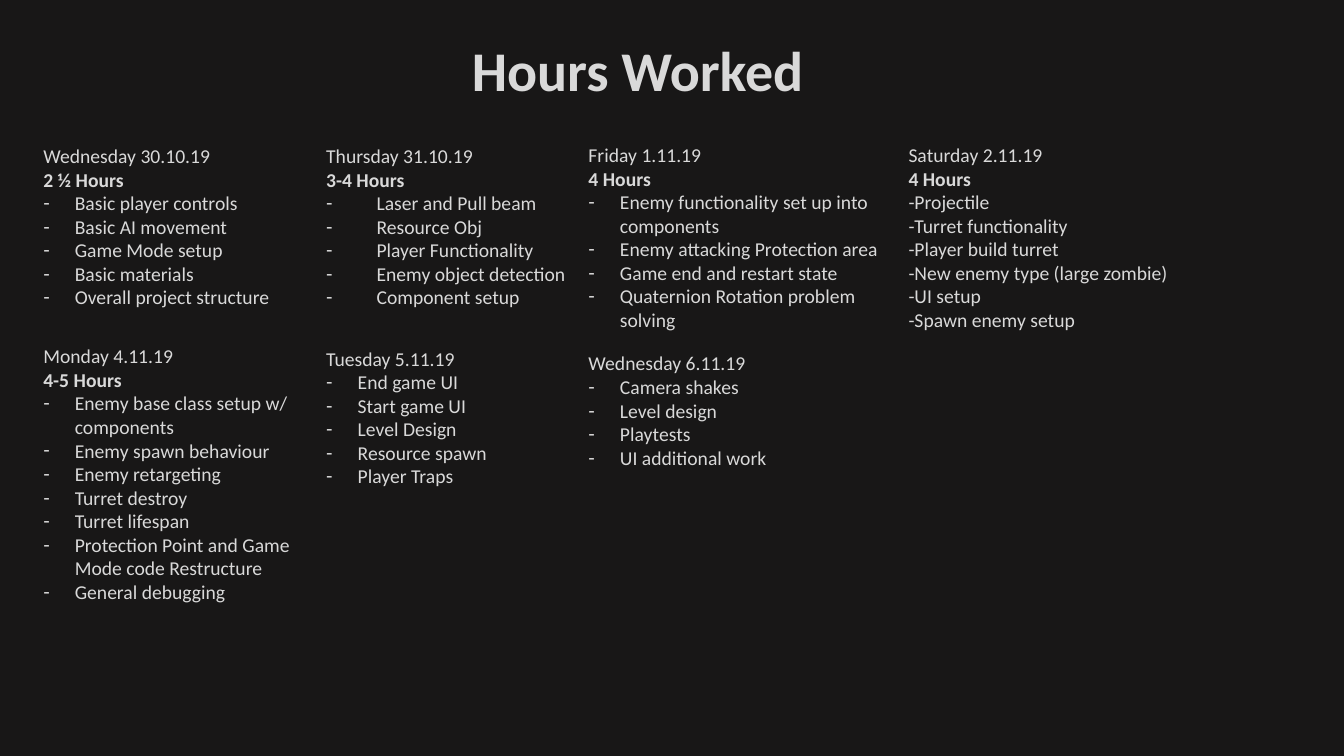
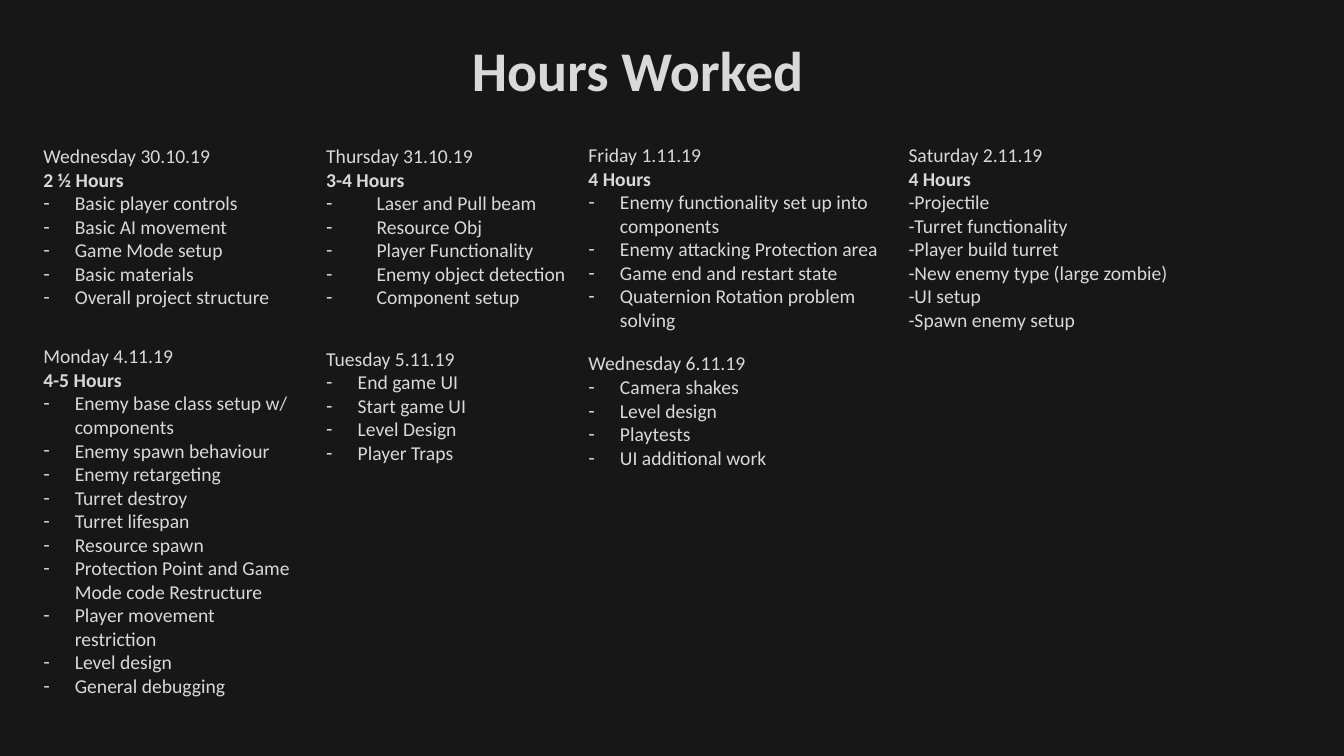
Before and after one commit to jabbawalden/AliensVsZombies, a slide deck: slide 2 of AliensVsZombieDocument.pptx. Drawn at 1344x756 pixels with LibreOffice and Linux fonts; fonts in the diff are those of the drawing. Boxes give left, top, right and bottom in pixels: in the first picture for what was removed or moved away, otherwise in the second. Text is boxed around its words. In the diff, an @@ line names an element or a change of style, - is before the commit and + after.

Commit message:
Player movement restriction + spawner change + level design

```diff
--- a/AliensVsZombieDocument.pptx
+++ b/AliensVsZombieDocument.pptx
@@ text at (358, 447, 487, 463): paragraph removed @@
-– Resource spawn
@@ text at (75, 539, 204, 555): paragraph added @@
+– Resource spawn
@@ text at (75, 608, 215, 673): paragraphs added @@
+– Player movement restriction
+– Level design
```
Also in this commit, not shown: 11 other files.
